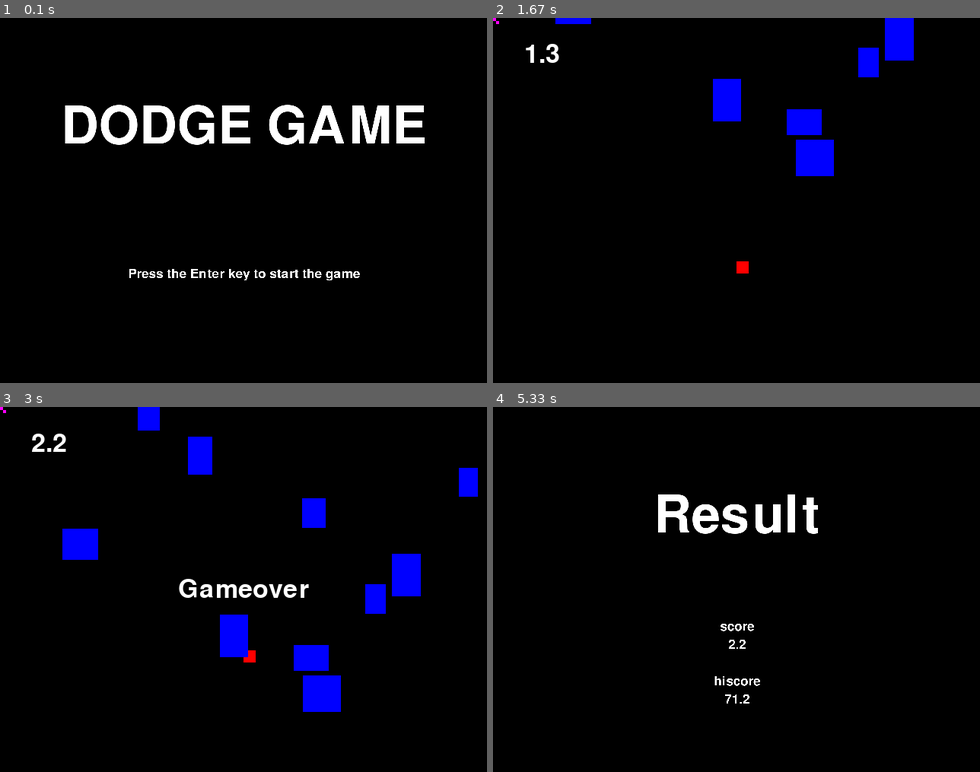
Above: before the commit, frames 1-4 (two rows, left to right).
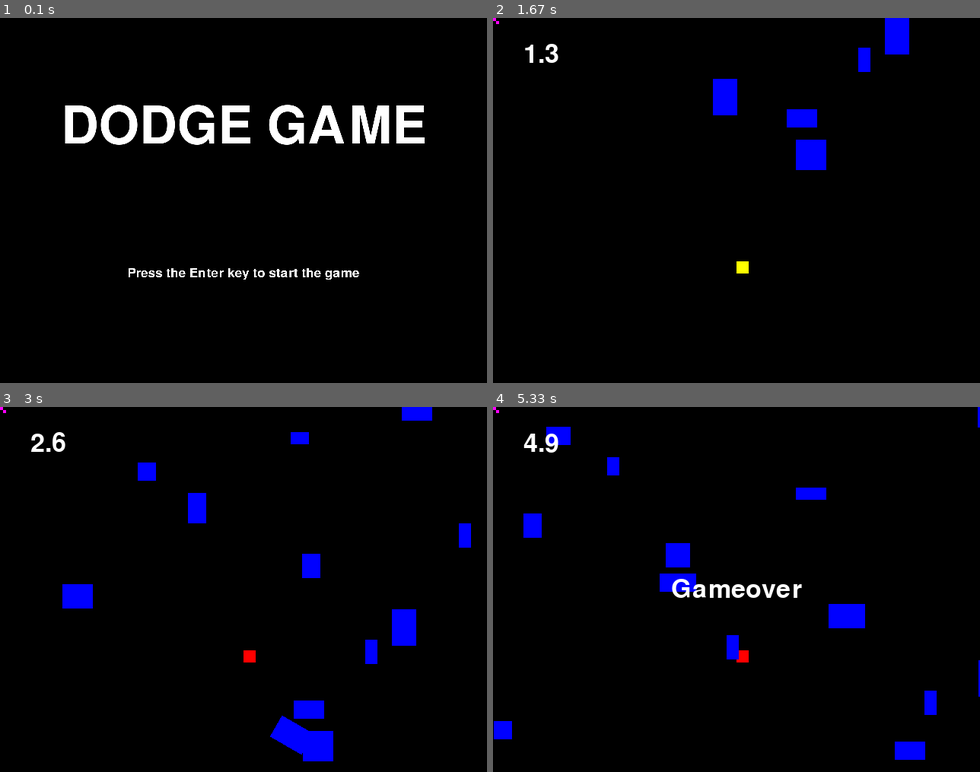
Above: after the commit, the same moments.

Repository: tenkaLab/pygame-dodge-game
Game: pygame game, started from fpg-player-armor/main.py
The game is run twice, just before and just after one commit, with the same random seed, the same clock (stepped at 60 frames per second) and the same inputs.
Inputs:
- Up to frame 1 (0.1 s): no input
- Up to frame 2 (1.67 s): tap Enter at 0.33 s
- Up to frame 3 (3 s): no input
- Up to frame 4 (5.33 s): no input

The runs differ from the first frame. In frame 1, 0.5% of the frame differs, in the area x 26-74%, y 68-72%; in frame 2, 1.3%; in frame 3, 9.3%, in the area x 6-99%, y 0-98%; in frame 4, 5.5%.

Commit message:
update fpg-player-armor

Diff:
--- a/fpg-player-armor/game/app/assets/data.json
+++ b/fpg-player-armor/game/app/assets/data.json
@@ -1 +1 @@
-{"hiscore": 71.2}
+{"hiscore": 81.4}
--- a/fpg-player-armor/game/app/gameobjects/enemy.py
+++ b/fpg-player-armor/game/app/gameobjects/enemy.py
@@ -6,35 +6,40 @@
     SpriteRenderer,
     Collider
 )
+
+
 class Enemy(Gameworldobject):
+
     def __init__(self, init_speed):
         super().__init__()
 
         self.tags.append("Enemy")
 
-        self.transfrom = self.get_component("Transform")
-        self.transfrom.scale = (
-            random.randint(20, 60),
-            random.randint(20, 60)
+        self.transform = self.get_component("Transform")
+        self.transform.scale = (
+            random.randint(2, 6),
+            random.randint(2, 6)
         )
-        self.transfrom.layer = 1
+        self.transform.layer = 1
 
-        sprite = SpriteRenderer()
-        surface = pygame.Surface((1,1))
+        surface = pygame.Surface((8,8))
         surface.fill((0, 0, 255))
-        sprite.set_surface(surface)
-        self.add_component(sprite)
+        self.sprite_renderer = SpriteRenderer()
+        self.sprite_renderer.set_surface(surface)
+        self.add_component(self.sprite_renderer)
 
         collider = Collider()
-        collider.add_hitbox((0,0),(1,1), ((0,255,0)))
+        collider.add_hitbox((0,0),(8,8), ((0,255,0,200)))
         collider.is_collision_enabled = False
         self.add_component(collider)
 
         self.speed = init_speed
 
+        self.rotation_angle = 0
+
     def start(self):
 
-        self.transfrom.position = (
+        self.transform.position = (
             random.randint(
                 0,
                 self.engine.screen.get_width()
@@ -46,9 +51,53 @@
 
     def update(self):
 
-        self.transfrom.position.y += 20 * 10 * self.dt
+        self.transform.position.y += 20 * 10 * self.dt
 
-        if self.transfrom.position.y > self.engine.screen.get_height():
+        if self.transform.position.y > self.engine.screen.get_height():
             self.destroy()
 
         return super().update()
+
+    def send_flying(self):
+        fe = FlyingEnemy(
+            surface= self.sprite_renderer.get_surface(),
+            position= self.transform.position.xy,
+            scale= self.transform.scale.xy,
+            layer= self.transform.layer
+        )
+        self.engine.current_scene.add_gameworldobject(fe)
+        self.destroy()
+
+
+class FlyingEnemy(Gameworldobject):
+
+    def __init__(self, surface:pygame.Surface, position:tuple, scale:tuple, layer:int):
+        super().__init__()
+
+        self.transform = self.get_component("Transform")
+        self.transform.position = position
+        self.transform.scale = scale
+        self.transform.layer = layer
+
+        self.sprite_renderer = SpriteRenderer()
+        self.sprite_renderer.set_surface(surface)
+        self.add_component(self.sprite_renderer)
+
+        self.rotation_angle = 0
+
+    def start(self):
+        self.dt = self.engine.delta_time
+        return super().start()
+
+    def update(self):
+
+        self.transform.position.x += 20 * 10 * self.dt
+        self.transform.position.y += 40 * 10 * self.dt
+
+        self.rotation_angle += -360 * self.dt
+        self.sprite_renderer.set_rotation_angle(self.rotation_angle % 360)
+
+        if self.transform.position.y > self.engine.screen.get_height():
+            self.destroy()
+
+        return super().update()
--- a/fpg-player-armor/game/app/gameobjects/player.py
+++ b/fpg-player-armor/game/app/gameobjects/player.py
@@ -39,7 +39,7 @@
         self.init_speed = init_speed
         self.speed = self.init_speed
 
-        self.is_armored = False
+        self.is_armored = True
 
         self.cach_color = (0,0,0)
 
@@ -60,17 +60,19 @@
 
 class Controller(Component):
 
+    def __init__(self):
+        super().__init__()
+
+        self.timer = 0
+
     def start(self):
-
+        self.keys = self.engine.input_status.keys
+        self.dt= self.engine.delta_time
         self.camera = self.engine.current_scene.camera
-        self.block_ = False
 
         return super().start()
 
     def update(self):
-
-        keys = self.engine.input_status.keys
-        dt = self.engine.delta_time
 
         w, h = self.parent.sprite_renderer.get_surface().get_size()
         sx, sy = self.parent.transform.scale
@@ -79,50 +81,49 @@
             h * sy
         )
 
-        if keys.get("w", False):
-            self.parent.transform.position.y -= (scaled_size[1] / 2) * self.parent.speed * dt
+        if self.keys.get("w", False):
+            self.parent.transform.position.y -= (scaled_size[1] / 2) * self.parent.speed * self.dt
 
             if self.parent.transform.position.y < 0:
-                self.parent.transform.position.y += (scaled_size[1] / 2) * self.parent.speed * dt
+                self.parent.transform.position.y += (scaled_size[1] / 2) * self.parent.speed * self.dt
 
-        if keys.get("s", False):
-            self.parent.transform.position.y += (scaled_size[1] / 2) * self.parent.speed * dt
+        if self.keys.get("s", False):
+            self.parent.transform.position.y += (scaled_size[1] / 2) * self.parent.speed * self.dt
 
             if self.parent.transform.position.y >= self.engine.screen.get_height() - scaled_size[1]:
-                self.parent.transform.position.y -= (scaled_size[1] / 2) * self.parent.speed * dt
+                self.parent.transform.position.y -= (scaled_size[1] / 2) * self.parent.speed * self.dt
 
-        if keys.get("a", False):
-            self.parent.transform.position.x -= (scaled_size[0] / 2) * self.parent.speed * dt
+        if self.keys.get("a", False):
+            self.parent.transform.position.x -= (scaled_size[0] / 2) * self.parent.speed * self.dt
 
             if self.parent.transform.position.x < 0:
-                self.parent.transform.position.x += (scaled_size[0] / 2) * self.parent.speed * dt
+                self.parent.transform.position.x += (scaled_size[0] / 2) * self.parent.speed * self.dt
 
-        if keys.get("d", False):
-            self.parent.transform.position.x += (scaled_size[0] / 2) * self.parent.speed * dt
+        if self.keys.get("d", False):
+            self.parent.transform.position.x += (scaled_size[0] / 2) * self.parent.speed * self.dt
 
             if self.parent.transform.position.x >= self.engine.screen.get_width() - scaled_size[0]:
-                self.parent.transform.position.x -= (scaled_size[0] / 2) * self.parent.speed * dt
+                self.parent.transform.position.x -= (scaled_size[0] / 2) * self.parent.speed * self.dt
+
 
         colliding_gameobjects = self.parent.collider.get_colliding_gameobjects()
         for gameobject in colliding_gameobjects:
             if "Enemy" in gameobject.tags:
+                enemy = gameobject
                 if self.parent.is_armored:
-                    gameobject.add
+                    enemy.send_flying()
+                    self.parent.is_armored = False
                 else:
                     self.engine.current_scene.set_gameover()
 
-        space_key = keys.get("space", False)
-        if space_key and self.block_ == False:
-            self.block_ = True
-            self.a()
-        elif space_key == False:
-            self.block_ = False
+
+        if not self.parent.is_armored:
+            self.timer += self.dt
+            while self.timer > 10:
+                print(1)
+                self.parent.is_armored = True
+                self.timer -= 10
+
+
 
         return super().update()
-
-    def a(self):
-        self.parent.is_armored = True
-        self.engine.scheduler.schedule_event(1, self.b)
-
-    def b(self):
-        self.parent.is_armored = False
--- a/fpg-player-armor/game/config.json
+++ b/fpg-player-armor/game/config.json
@@ -1,5 +1,5 @@
 {
-    "name" : "pygame-dodge-game | armor-function",
+    "name" : "pygame-dodge-game | feature-player-armor",
     "version" : "0.21",
     "icon_image_path" : "./package/assets/img/default_icon.ico",
 
--- a/fpg-player-armor/game/package/components/sprite_renderer.py
+++ b/fpg-player-armor/game/package/components/sprite_renderer.py
@@ -16,6 +16,8 @@
         self.flag = True
         self.render_data = RenderData()
 
+        self.rotation_angle = 0
+
     def start(self):
         a = self.parent.get_component("Transform")
         b = self.parent.get_component("RectTransform")
@@ -29,18 +31,62 @@
     def update(self):
 
         if self.flag:
-            osw, osh = self.original_surface.get_size()
-            psx, psy = self.transform.scale.xy
+            # original_surface_size = self.original_surface.get_size()
+            # parent_scale = self.transform.scale.xy
+
+
+            # surface = pygame.Surface((original_surface_size[0]*2, original_surface_size[1]*2))
+            # surface.fill((0,255,0))
+
+            # sw, sh = surface.get_size()
+            # surface.blit(
+            #     self.original_surface,
+            #     (
+            #         sw/2 - original_surface_size[0]/2,
+            #         sh/2 - original_surface_size[1]/2)
+            #     )
+
+            # rotated_surface = pygame.transform.rotate(surface, self.rotation_angle)
+
+            # scaled_surface = pygame.transform.scale(
+            #     rotated_surface,
+            #     (
+            #         rotated_surface.get_width() * parent_scale[0],
+            #         rotated_surface.get_height() * parent_scale[1]
+            #     )
+            # )
+
+            # self.render_data.surface = scaled_surface
+
+            parent_scale = self.transform.scale.xy
+
             scaled_surface = pygame.transform.scale(
-                self.original_surface, (
-                    osw * psx,
-                    osh * psy
+                self.original_surface,
+                (
+                    self.original_surface.get_width() * parent_scale[0],
+                    self.original_surface.get_height() * parent_scale[1]
                 )
             )
-            self.render_data.surface = scaled_surface
+
+            surface = pygame.Surface((scaled_surface.get_width()*2, scaled_surface.get_height()*2), pygame.SRCALPHA)
+            surface.blit(
+                scaled_surface,
+                (
+                    surface.get_width()/2 - scaled_surface.get_width()/2,
+                    surface.get_height()/2 - scaled_surface.get_height()/2)
+                )
+
+            rotated_surface = pygame.transform.rotate(surface, self.rotation_angle)
+
+            self.render_data.surface = rotated_surface
+
             self.flag = False
 
-        self.render_data.position = self.transform.position
+        self.render_data.position.xy = (
+            self.transform.position.x - self.render_data.surface.get_width()/4,
+            self.transform.position.y - self.render_data.surface.get_height()/4
+        )
+
         self.render_data.layer = self.transform.layer
 
         return super().update()
@@ -55,3 +101,7 @@
     def load_surface(self, image_path: Path):
         self.original_surface = pygame.image.load(image_path)
         self.flag = True
+
+    def set_rotation_angle(self, angle_value):
+        self.rotation_angle = angle_value
+        self.flag = True
--- a/fpg-player-armor/game/package/components/transform.py
+++ b/fpg-player-armor/game/package/components/transform.py
@@ -32,6 +32,7 @@
 class RectTransform(Transform):
     def __init__(self):
         super().__init__()
+        self.pos_ratio = (0,0)
 
     @property
     def position(self):
@@ -39,7 +40,20 @@
 
     @position.setter
     def position(self, position: tuple):
-        self._position = Vector2(
+        self.pos_ratio = (
             max(0.0, min(1.0, position[0])),
             max(0.0, min(1.0, position[1]))
         )
+
+
+
+
+    def update(self):
+        screen_size = self.engine.screen.get_size()
+
+        self._position = Vector2(
+            screen_size[0] * self.pos_ratio[0],
+            screen_size[1] * self.pos_ratio[1]
+        )
+
+        return super().update()
--- a/fpg-player-armor/game/package/core/scene.py
+++ b/fpg-player-armor/game/package/core/scene.py
@@ -130,15 +130,15 @@
             self,
             screen,
             draw_surface,
-            gameobject_position_ratio
+            gameobject_position
         ):
 
         screen_size = screen.get_size()
         surface_size = draw_surface.get_size()
 
         draw_position = (
-            (screen_size[0] * gameobject_position_ratio[0]) - (surface_size[0] // 2),
-            (screen_size[1] * gameobject_position_ratio[1]) - (surface_size[1] // 2)
+            gameobject_position.x - (surface_size[0] // 4),
+            gameobject_position.y - (surface_size[1] // 4)
         )
 
         screen.blit(
--- a/fpg-player-armor/game/package/gameobjects/ui/text.py
+++ b/fpg-player-armor/game/package/gameobjects/ui/text.py
@@ -33,6 +33,7 @@
         self.flag = True
 
     def start(self):
+        self.dt = self.engine.delta_time
         self.sprite_renderer = self.get_component("SpriteRenderer")
         self._set_surface()
         return super().start()
--- a/fpg-player-armor/game/package/gameobjects/uiobjects/__init__.py
+++ /dev/null
@@ -1,2 +0,0 @@
-from .image import Image
-from .text import Text
--- a/fpg-player-armor/game/package/gameobjects/uiobjects/image.py
+++ /dev/null
@@ -1,20 +0,0 @@
-import pygame
-
-from game.package.base_objects import Uiobject
-from game.package.components import SpriteRenderer
-
-
-class Image(Uiobject):
-    def __init__(self, position, size, scale, layer):
-        super().__init__()
-
-        transform = self.get_component("RectTransform")
-        transform.position = position
-        transform.scale = scale
-        transform.layer = layer
-
-        sprite = SpriteRenderer()
-        surface = pygame.Surface(size)
-        surface.fill((255,255,255))
-        sprite.set_surface(surface)
-        self.add_component(sprite)
--- a/fpg-player-armor/game/package/gameobjects/uiobjects/text.py
+++ /dev/null
@@ -1,56 +0,0 @@
-import pygame
-
-from game.package.base_objects import Uiobject
-from game.package.components import SpriteRenderer
-
-
-class Text(Uiobject):
-    def __init__(
-        self,
-        position: tuple[float, float],
-        size: int,
-        scale: tuple[float, float],
-        layer: int,
-        text: str,
-        color:tuple[int,int,int],
-        init_active: bool = True
-    ):
-        super().__init__()
-
-        self.active = init_active
-
-        transform = self.get_component("RectTransform")
-        transform.position = position
-        transform.scale = scale
-        transform.layer = layer
-
-        self.add_component(SpriteRenderer())
-
-        self.font = pygame.font.SysFont(None, size)
-        self.text: str = str(text) or "None"
-        self.color: tuple[int,int,int] = color or (255,255,255)
-
-        self.flag = True
-
-    def start(self):
-        self.sprite_renderer = self.get_component("SpriteRenderer")
-        self._set_surface()
-        return super().start()
-
-    def update(self):
-        if self.flag == True:
-            self._set_surface()
-            self.flag = False
-
-        return super().update()
-
-    def set_text(self, text: str):
-        self.text = str(text)
-        self.flag = True
-
-    def set_color(self, color: tuple[int,int,int]):
-        self.color = tuple(color)
-        self.flag = True
-
-    def _set_surface(self):
-        self.sprite_renderer.set_surface(self.font.render(self.text, True, self.color))
--- a/fpg-player-armor/game/package/gameobjects/worldobjects/camera.py
+++ /dev/null
@@ -1,18 +0,0 @@
-import pygame
-from game.package.base_objects.worldobject import Worldobject
-
-class Camera(Worldobject):
-
-    def __init__(self):
-        super().__init__()
-        self.tags.append("camera")
-
-        self._offset_position: pygame.Vector2 = pygame.Vector2()
-
-    @property
-    def offset_position(self) -> pygame.Vector2:
-        return self._offset_position
-
-    @offset_position.setter
-    def offset_position(self, value: tuple[float, float]):
-        self._offset_position = pygame.Vector2(value[0], value[1])
--- a/fpg-player-armor/game/package/gameobjects/worldobjects/square.py
+++ /dev/null
@@ -1,31 +0,0 @@
-import pygame
-
-from game.package.base_objects.worldobject import Worldobject
-from game.package.components.sprite_renderer import SpriteRenderer
-from game.package.components.collider import Collider
-
-class Square(Worldobject):
-    def __init__(
-            self,
-            position: tuple[float,float],
-            scale: tuple[float,float],
-            layer: int,
-            color: tuple[int,int,int],
-            hitbox_color: tuple[int,int,int]
-        ):
-        super().__init__()
-
-        transfrom = self.get_component("Transform")
-        transfrom.position = position
-        transfrom.scale = scale
-        transfrom.layer = layer
-
-        sprite = SpriteRenderer()
-        surface = pygame.Surface((1,1))
-        surface.fill(color)
-        sprite.set_surface(surface)
-        self.add_component(sprite)
-
-        collider = Collider()
-        collider.add_hitbox((0,0),(1,1), (hitbox_color))
-        self.add_component(collider)
Empty file removed: fpg-player-armor/game/package/gameobjects/worldobjects/__init__.py
